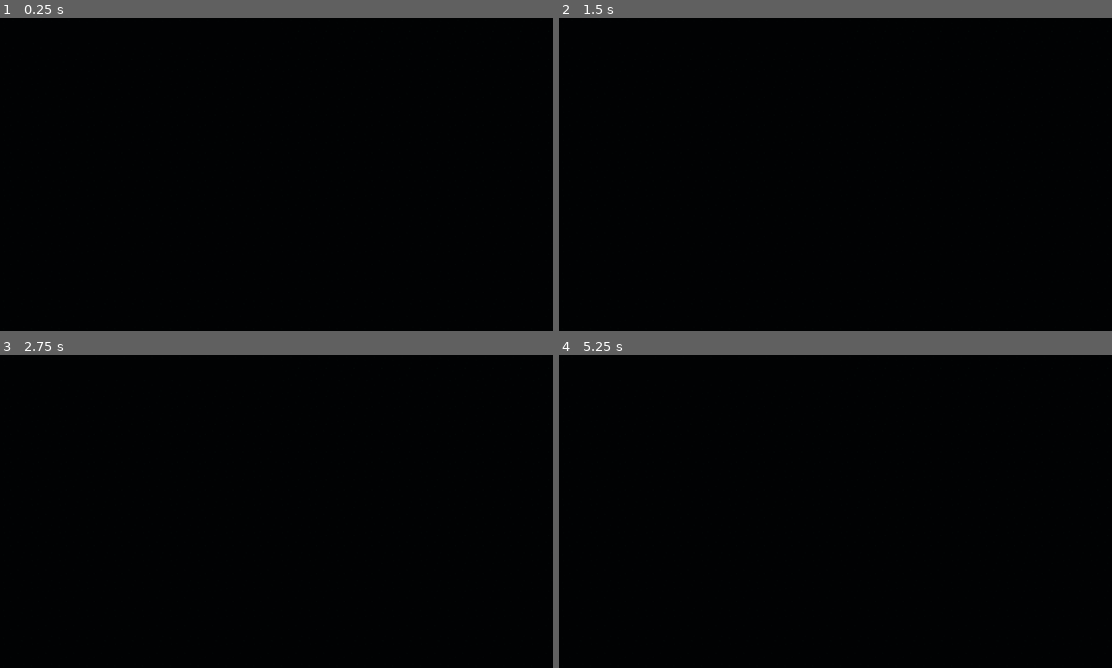
Above: before the commit, frames 1-4 (two rows, left to right).
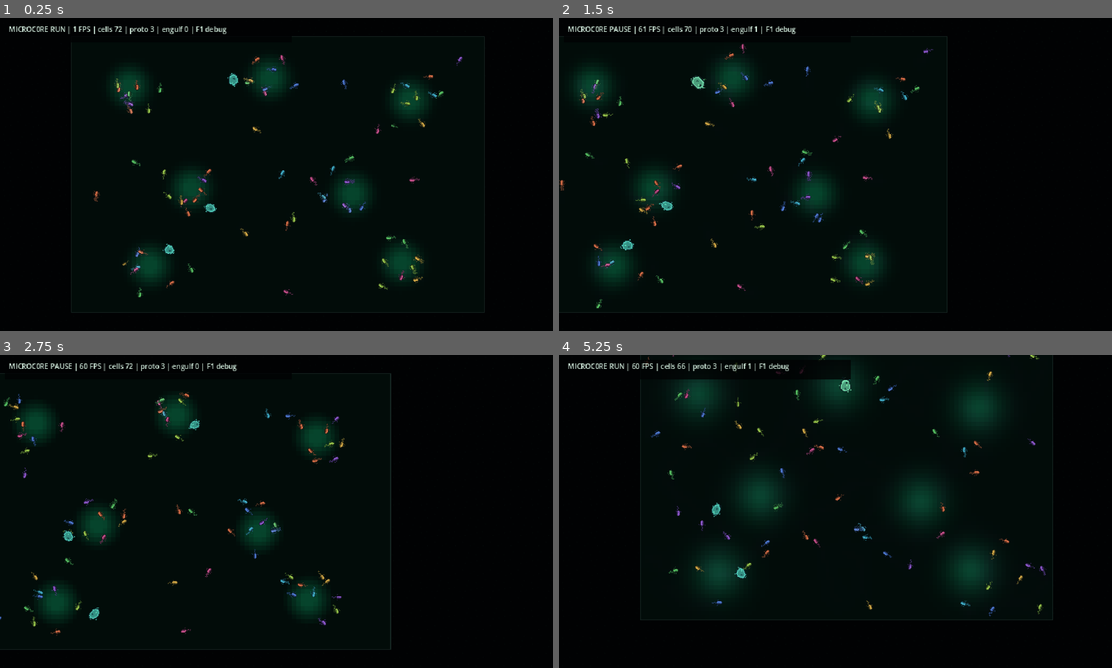
Above: after the commit, the same moments.

Repository: Rzbck/MicroC0re
Game: Godot game, scene res://src/app/main.tscn
Two runs of this game, one before a commit and one after it. Both use one fixed random seed, a clock stepped at 60 frames per second and the inputs below.
Inputs (mouse positions are in pixels of both pictures, inside the frame that each line leads up to):
- Up to frame 1 (0.25 s): no input
- Up to frame 2 (1.5 s): tap Enter at 0.5 s; move the mouse to (957, 158) at 0.52 s; hold D 0.53-1.25 s; tap F at 0.6 s; click (957, 158) at 0.67 s; tap Space at 0.77 s; drag from (724, 190) to (807, 237) at 1.27 s
- Up to frame 3 (2.75 s): move the mouse to (331, 442) at 2.02 s; hold D from 2.03 s (still down); tap N at 2.1 s
- Up to frame 4 (5.25 s): release D at 2.75 s; drag from (807, 574) to (669, 464) at 2.77 s; move the mouse to (1001, 558) at 3.52 s; hold A 3.53-4.25 s; tap 2 at 3.6 s; tap Space at 3.77 s; drag from (669, 464) to (752, 433) at 4.27 s; move the mouse to (863, 511) at 5.02 s; hold S from 5.03 s (still down); tap 4 at 5.1 s; click (863, 511) at 5.17 s

The runs differ from the first frame. In frame 1, 7.0% of the frame differs, in the area x 1-88%, y 2-95%; in frame 2, 7.7%; in frame 3, 6.7%; in frame 4, 10%, in the area x 1-90%, y 0-85%.
Error before the commit: Parse Error: Function "_advance_ciliates()" not found in base self. (res://src/simulation/petri_simulation.gd:331)

Commit message:
sim: evolve predator guilds with starvation reproduction and staged feeding

Diff:
--- a/src/simulation/petri_simulation.gd
+++ b/src/simulation/petri_simulation.gd
@@ -334,17 +334,37 @@
 
 
 func _advance_protozoa(dt: float) -> void:
+	var next_protozoa: Array = []
+	var available_births: int = maxi(0, PROTOZOAN_SAFETY_LIMIT - protozoa.size())
+
 	for proto in protozoa:
+		if not bool(proto.alive):
+			continue
+
 		proto.age = float(proto.age) + dt
 		proto.cooldown = maxf(0.0, float(proto.cooldown) - dt)
 		proto.deform_phase = wrapf(
-			float(proto.deform_phase) + dt * (2.8 + 0.15 * float(proto.energy)),
+			float(proto.deform_phase)
+			+ dt * (2.8 + 0.15 * float(proto.energy)),
 			0.0,
 			TAU
 		)
 
+		var maintenance: float = (
+			protozoan_maintenance
+			* float(proto.gene_metabolism)
+			* (0.75 + 0.25 * float(proto.gene_size))
+		)
+		proto.energy = float(proto.energy) - maintenance * dt
+
+		if float(proto.energy) <= 0.0:
+			proto.alive = false
+			_release_predator_prey(int(proto.feeding_target_id), int(proto.id))
+			continue
+
 		if int(proto.feeding_target_id) >= 0:
 			_advance_protozoan_engulf(proto, dt)
+			next_protozoa.append(proto)
 			continue
 
 		var prey: Variant = _find_protozoan_prey(proto)
@@ -355,13 +375,18 @@
 			if to_prey.length_squared() > 0.000001:
 				desired_angle = to_prey.angle()
 
+			var engulf_distance: float = (
+				protozoan_engulf_distance
+				* (0.85 + 0.15 * float(proto.gene_size))
+			)
 			if (
 				float(proto.cooldown) <= 0.0
-				and to_prey.length() <= protozoan_engulf_distance
+				and to_prey.length() <= engulf_distance
 			):
 				proto.begin_engulf(int(prey.id))
 				prey.engulfed_by_id = int(proto.id)
 				prey.engulf_progress = 0.0
+				next_protozoa.append(proto)
 				continue
 		else:
 			desired_angle += sin(
@@ -375,14 +400,10 @@
 		)
 
 		var pulse: float = 0.82 + 0.18 * sin(float(proto.deform_phase) * 1.7)
-		var speed: float = protozoan_speed * pulse
+		var speed: float = protozoan_speed * float(proto.gene_speed) * pulse
 		proto.position = (
 			Vector2(proto.position)
 			+ Vector2.RIGHT.rotated(float(proto.angle)) * speed * dt
-		)
-		proto.energy = maxf(
-			0.5,
-			float(proto.energy) - protozoan_maintenance * dt
 		)
 		proto.deform_amount = lerpf(
 			float(proto.deform_amount),
@@ -391,10 +412,23 @@
 		)
 		_constrain_protozoan(proto)
 
+		if (
+			available_births > 0
+			and float(proto.energy) >= protozoan_reproduction_energy
+			and float(proto.cooldown) <= 0.0
+		):
+			next_protozoa.append_array(_divide_protozoan(proto))
+			available_births -= 1
+		else:
+			next_protozoa.append(proto)
+
+	protozoa = next_protozoa
+
 
 func _find_protozoan_prey(proto: Variant) -> Variant:
 	var best: Variant = null
-	var best_distance_sq: float = protozoan_perception * protozoan_perception
+	var perception: float = protozoan_perception * float(proto.gene_perception)
+	var best_distance_sq: float = perception * perception
 	var origin: Vector2 = Vector2(proto.position)
 
 	for cell in bacteria:
@@ -425,9 +459,13 @@
 		proto.finish_engulf()
 		return
 
+	var duration: float = (
+		protozoan_engulf_duration
+		/ maxf(0.45, float(proto.gene_engulf))
+	)
 	var progress: float = minf(
 		1.0,
-		float(proto.feeding_progress) + dt / maxf(0.001, protozoan_engulf_duration)
+		float(proto.feeding_progress) + dt / maxf(0.001, duration)
 	)
 	proto.feeding_progress = progress
 	proto.deform_amount = 0.35 + sin(progress * PI) * 0.55
@@ -443,7 +481,6 @@
 		clampf(dt * 4.0, 0.0, 1.0)
 	)
 
-	# The predator deforms around the prey instead of collision->delete.
 	var wobble: float = sin(float(proto.deform_phase) * 2.3) * 0.22
 	proto.angle = wrapf(float(proto.angle) + wobble * dt, -PI, PI)
 
@@ -452,10 +489,37 @@
 		prey.alive = false
 		prey.engulfed_by_id = -1
 		proto.energy = minf(
-			18.0,
+			20.0,
 			float(proto.energy) + 2.5 + float(prey.length) * 0.35
 		)
 		proto.finish_engulf()
+
+
+func _divide_protozoan(parent: Variant) -> Array:
+	var axis: Vector2 = Vector2.RIGHT.rotated(float(parent.angle))
+	var offset: Vector2 = axis.orthogonal() * float(parent.radius) * 0.65
+	var daughter_energy: float = float(parent.energy) * 0.47
+
+	var a: Variant = ProtozoanScript.new(
+		_allocate_id(),
+		Vector2(parent.position) - offset,
+		float(parent.angle) + rng.randfn(0.0, 0.18),
+		rng.randf_range(0.0, TAU)
+	)
+	var b: Variant = ProtozoanScript.new(
+		_allocate_id(),
+		Vector2(parent.position) + offset,
+		float(parent.angle) + PI + rng.randfn(0.0, 0.18),
+		rng.randf_range(0.0, TAU)
+	)
+
+	for daughter in [a, b]:
+		daughter.inherit_and_mutate(parent, rng)
+		daughter.energy = daughter_energy
+		daughter.cooldown = 1.1
+		_constrain_protozoan(daughter)
+
+	return [a, b]
 
 
 func _constrain_protozoan(proto: Variant) -> void:
@@ -479,6 +543,227 @@
 
 	proto.position = position
 	proto.angle = wrapf(angle, -PI, PI)
+
+
+func _advance_ciliates(dt: float) -> void:
+	var next_ciliates: Array = []
+	var available_births: int = maxi(0, CILIATE_SAFETY_LIMIT - ciliates.size())
+
+	for ciliate in ciliates:
+		if not bool(ciliate.alive):
+			continue
+
+		ciliate.age = float(ciliate.age) + dt
+		ciliate.cooldown = maxf(0.0, float(ciliate.cooldown) - dt)
+		ciliate.swim_phase = wrapf(
+			float(ciliate.swim_phase) + dt * (8.0 + float(ciliate.gene_speed)),
+			0.0,
+			TAU
+		)
+
+		var maintenance: float = (
+			ciliate_maintenance
+			* float(ciliate.gene_metabolism)
+			* (0.80 + 0.20 * float(ciliate.gene_size))
+		)
+		ciliate.energy = float(ciliate.energy) - maintenance * dt
+
+		if float(ciliate.energy) <= 0.0:
+			ciliate.alive = false
+			_release_predator_prey(
+				int(ciliate.feeding_target_id),
+				int(ciliate.id)
+			)
+			continue
+
+		if int(ciliate.feeding_target_id) >= 0:
+			_advance_ciliate_feed(ciliate, dt)
+			next_ciliates.append(ciliate)
+			continue
+
+		var prey: Variant = _find_ciliate_prey(ciliate)
+		var desired_angle: float = float(ciliate.angle)
+
+		if prey != null:
+			var to_prey: Vector2 = Vector2(prey.position) - Vector2(ciliate.position)
+			if to_prey.length_squared() > 0.000001:
+				desired_angle = to_prey.angle()
+
+			var feed_distance: float = (
+				ciliate_feed_distance
+				* (0.85 + 0.15 * float(ciliate.gene_size))
+			)
+			if (
+				float(ciliate.cooldown) <= 0.0
+				and to_prey.length() <= feed_distance
+			):
+				ciliate.begin_feed(int(prey.id))
+				prey.engulfed_by_id = int(ciliate.id)
+				prey.engulf_progress = 0.0
+				next_ciliates.append(ciliate)
+				continue
+		else:
+			desired_angle += sin(
+				simulation_time * 1.9 + float(ciliate.swim_phase)
+			) * 0.28
+
+		ciliate.angle = lerp_angle(
+			float(ciliate.angle),
+			desired_angle,
+			clampf(dt * 4.8, 0.0, 1.0)
+		)
+
+		var stroke: float = 0.88 + 0.12 * sin(float(ciliate.swim_phase))
+		var speed: float = ciliate_speed * float(ciliate.gene_speed) * stroke
+		ciliate.position = (
+			Vector2(ciliate.position)
+			+ Vector2.RIGHT.rotated(float(ciliate.angle)) * speed * dt
+		)
+		_constrain_ciliate(ciliate)
+
+		if (
+			available_births > 0
+			and float(ciliate.energy) >= ciliate_reproduction_energy
+			and float(ciliate.cooldown) <= 0.0
+		):
+			next_ciliates.append_array(_divide_ciliate(ciliate))
+			available_births -= 1
+		else:
+			next_ciliates.append(ciliate)
+
+	ciliates = next_ciliates
+
+
+func _find_ciliate_prey(ciliate: Variant) -> Variant:
+	var best: Variant = null
+	var perception: float = ciliate_perception * float(ciliate.gene_perception)
+	var best_distance_sq: float = perception * perception
+	var origin: Vector2 = Vector2(ciliate.position)
+
+	for cell in bacteria:
+		if (
+			bool(cell.dying)
+			or bool(cell.consumed)
+			or int(cell.engulfed_by_id) >= 0
+		):
+			continue
+
+		var distance_sq: float = origin.distance_squared_to(Vector2(cell.position))
+		if distance_sq < best_distance_sq:
+			best_distance_sq = distance_sq
+			best = cell
+
+	return best
+
+
+func _advance_ciliate_feed(ciliate: Variant, dt: float) -> void:
+	var prey: Variant = find_cell_by_id(int(ciliate.feeding_target_id))
+	if prey == null or bool(prey.consumed):
+		ciliate.finish_feed()
+		return
+
+	if bool(prey.dying):
+		prey.engulfed_by_id = -1
+		prey.engulf_progress = 0.0
+		ciliate.finish_feed()
+		return
+
+	var duration: float = (
+		ciliate_feed_duration
+		/ maxf(0.45, float(ciliate.gene_capture))
+	)
+	var progress: float = minf(
+		1.0,
+		float(ciliate.feeding_progress) + dt / maxf(0.001, duration)
+	)
+	ciliate.feeding_progress = progress
+	prey.engulf_progress = progress
+
+	var mouth: Vector2 = (
+		Vector2(ciliate.position)
+		+ Vector2.RIGHT.rotated(float(ciliate.angle))
+		* float(ciliate.radius) * 0.55
+	)
+	prey.position = Vector2(prey.position).lerp(
+		mouth,
+		clampf(dt * (5.0 + progress * 8.0), 0.0, 1.0)
+	)
+	prey.angle = lerp_angle(
+		float(prey.angle),
+		float(ciliate.angle),
+		clampf(dt * 7.0, 0.0, 1.0)
+	)
+
+	if progress >= 1.0:
+		prey.consumed = true
+		prey.alive = false
+		prey.engulfed_by_id = -1
+		ciliate.energy = minf(
+			16.0,
+			float(ciliate.energy) + 1.8 + float(prey.length) * 0.26
+		)
+		ciliate.finish_feed()
+
+
+func _divide_ciliate(parent: Variant) -> Array:
+	var axis: Vector2 = Vector2.RIGHT.rotated(float(parent.angle))
+	var offset: Vector2 = axis.orthogonal() * float(parent.radius) * 0.70
+	var daughter_energy: float = float(parent.energy) * 0.47
+
+	var a: Variant = CiliateScript.new(
+		_allocate_id(),
+		Vector2(parent.position) - offset,
+		float(parent.angle) + rng.randfn(0.0, 0.12),
+		rng.randf_range(0.0, TAU)
+	)
+	var b: Variant = CiliateScript.new(
+		_allocate_id(),
+		Vector2(parent.position) + offset,
+		float(parent.angle) + PI + rng.randfn(0.0, 0.12),
+		rng.randf_range(0.0, TAU)
+	)
+
+	for daughter in [a, b]:
+		daughter.inherit_and_mutate(parent, rng)
+		daughter.energy = daughter_energy
+		daughter.cooldown = 0.9
+		_constrain_ciliate(daughter)
+
+	return [a, b]
+
+
+func _constrain_ciliate(ciliate: Variant) -> void:
+	var margin: float = float(ciliate.radius) + 0.8
+	var position: Vector2 = Vector2(ciliate.position)
+	var angle: float = float(ciliate.angle)
+
+	if position.x < margin:
+		position.x = margin
+		angle = PI - angle
+	elif position.x > world_size.x - margin:
+		position.x = world_size.x - margin
+		angle = PI - angle
+
+	if position.y < margin:
+		position.y = margin
+		angle = -angle
+	elif position.y > world_size.y - margin:
+		position.y = world_size.y - margin
+		angle = -angle
+
+	ciliate.position = position
+	ciliate.angle = wrapf(angle, -PI, PI)
+
+
+func _release_predator_prey(prey_id: int, predator_id: int) -> void:
+	if prey_id < 0:
+		return
+	var prey: Variant = find_cell_by_id(prey_id)
+	if prey == null:
+		return
+	if int(prey.engulfed_by_id) == predator_id:
+		prey.engulfed_by_id = -1
+		prey.engulf_progress = 0.0
 
 
 func _advance_cell(cell: Variant, dt: float) -> void:
